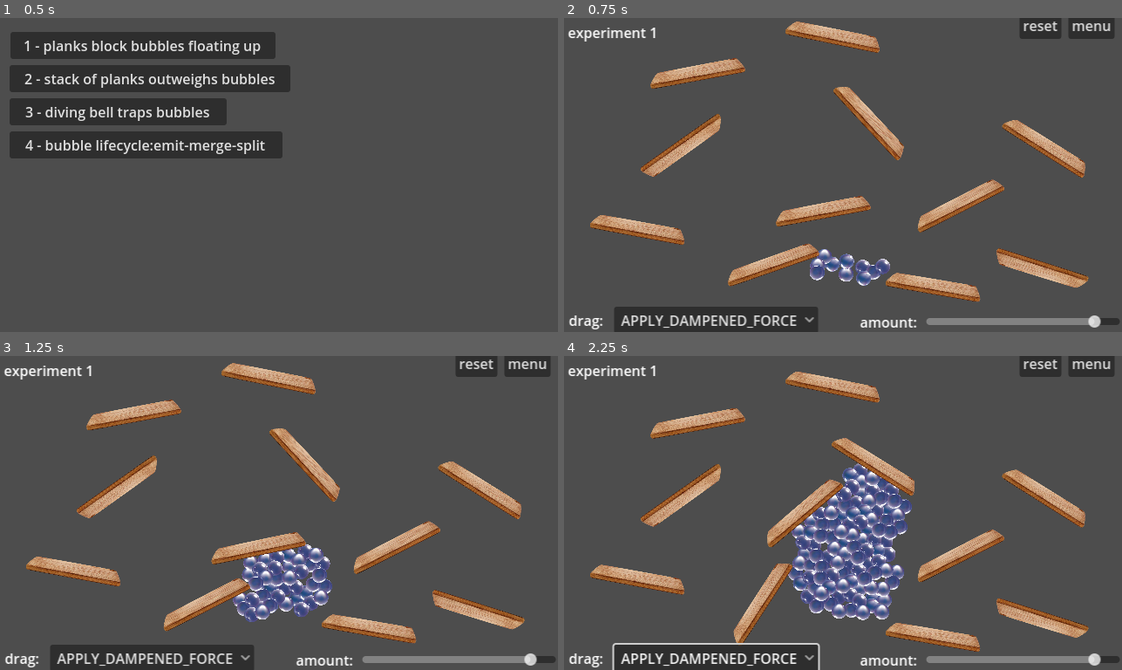
Above: before the commit, frames 1-4 (two rows, left to right).
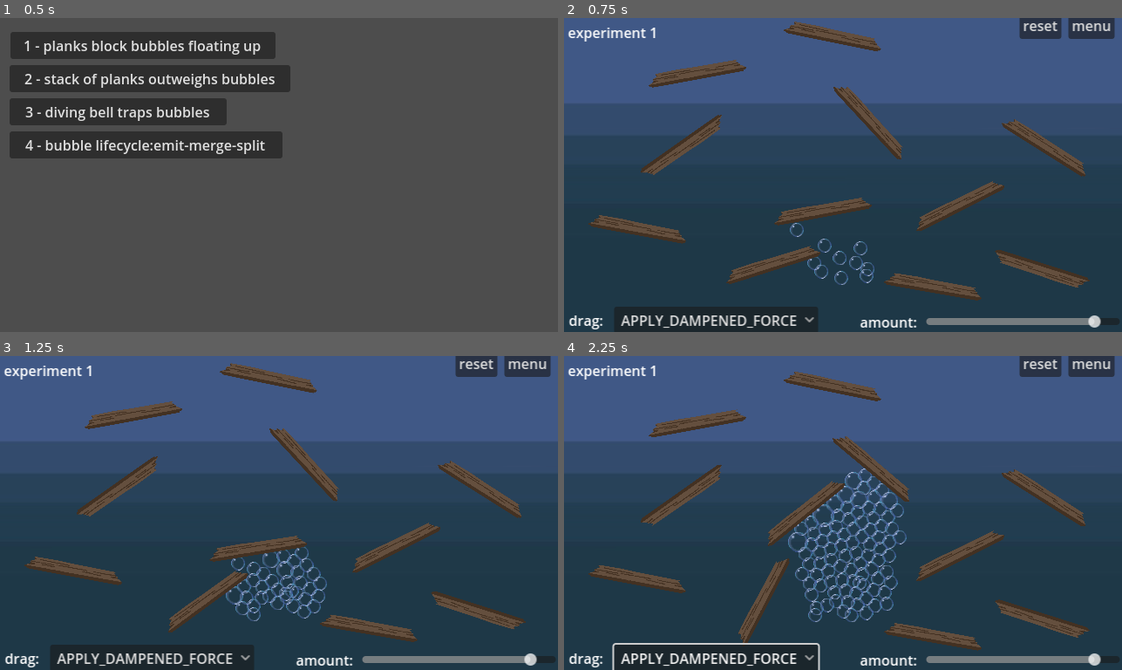
Above: after the commit, the same moments.

Repository: outrightmental/ggj25-bubble-up
Game: Godot game, scene res://scenes/main.tscn
Two runs of this game, one before a commit and one after it. Both use one fixed random seed, a clock stepped at 60 frames per second and the inputs below.
Inputs:
- Up to frame 1 (0.5 s): no input
- Up to frame 2 (0.75 s): click "1 - planks block bubbles floa…" at 0.5 s
- Up to frame 3 (1.25 s): no input
- Up to frame 4 (2.25 s): click "APPLY_DAMPENED_FORCE" at 1.25 s; click "APPLY_DAMPENED_FORCE" at 2 s

Frame 1 is identical in both runs. In frame 2, 95% of the frame differs, in the area x 0-100%, y 0-100%; in frame 3, 95%; in frame 4, 94%.

Commit message:
Bubbles in pixel art style
Try first small bubble as asset with existing bubble sprite setup

Implements #27

Diff:
--- a/global.gd
+++ b/global.gd
@@ -3,10 +3,8 @@
 enum DragBehavior { FREEZE_AND_REPOSITION, APPLY_DAMPENED_FORCE }
 var drag_behavior: DragBehavior = DragBehavior.APPLY_DAMPENED_FORCE
 var drag_factor: float          = 0.9
-var dragging_force_min: float   = 5 # How much force is applied when dragging
-var dragging_force_max: float   = 200 # How much force is applied when dragging
-var bubble_collision_merge_accel_threshold = 5000
-var bubble_collision_cooldown_millis = 100
+var dragging_force_min: float                   = 5 # How much force is applied when dragging
+var dragging_force_max: float                   = 200 # How much force is applied when dragging
 
 func set_drag_behavior(value: DragBehavior):
 	drag_behavior = value
--- a/models/bubble/bubble.gd
+++ b/models/bubble/bubble.gd
@@ -1,4 +1,9 @@
 extends RigidBody2D
+
+# Constants
+var _collision_merge_accel_threshold: int = 2000
+var _collision_cooldown_millis: int       = 100
+var _max_scale_factor: int                = 10
 
 # Unique identifier for the bubble
 @export var number: int = 0
@@ -7,7 +12,7 @@
 static var _numberCounter: int = 0
 
 # Scale factor for the sprite and collision area
-@export var sprite_scale_factor: float = 0.07
+@export var sprite_scale_factor: float = 0.8
 @export var collision_scale_factor: float = 0.5
 
 # Velocity last seen and delta when it was sampled
@@ -18,12 +23,12 @@
 var created_at: float = 0.0
 
 # Load the bubble textures
-@export var variant: int = 0
-@onready var bubble_sprites = [
-	preload("res://assets/bubble1.png"),
-	preload("res://assets/bubble2.png"),
-	preload("res://assets/bubble3.png"),
-	preload("res://assets/bubble4.png")
+@onready var bubble_sprites: Array[Variant] = [
+	preload("res://assets/bubble_test.png"),
+#	preload("res://assets/bubble1.png"),
+#	preload("res://assets/bubble2.png"),
+#	preload("res://assets/bubble3.png"),
+#	preload("res://assets/bubble4.png")
 ]
 
 # Reference to the Sprite node
@@ -46,12 +51,6 @@
 	return Time.get_ticks_msec() - created_at
 
 
-# Setter function to update the sprite based on variant
-func set_variant(value: int):
-	variant = clamp(value, 0, bubble_sprites.size() - 1)
-	sprite.texture = bubble_sprites[variant]
-
-
 # Called when the bubble is instantiated
 func _init():
 	_numberCounter += 1
@@ -65,7 +64,6 @@
 	created_at = Time.get_ticks_msec()
 	contact_monitor = true
 	max_contacts_reported = 1
-	set_variant(variant)
 	name = "Bubble"
 	connect("body_entered", Callable(self, "_on_body_entered"))
 	update_mass(mass)
@@ -84,10 +82,10 @@
 
 
 # Function to handle collision with another bubble
-func _on_collision_with_bubble(other):
-	if min(age(), other.age()) < Global.bubble_collision_cooldown_millis:
+func _on_collision_with_bubble(other) -> void:
+	if min(age(), other.age()) < _collision_cooldown_millis:
 		return
-	if abs(acceleration().length()) / mass > Global.bubble_collision_merge_accel_threshold:
+	if abs(acceleration().length()) / mass > _collision_merge_accel_threshold:
 		_merge_with(other)
 	else:
 		# TODO collide with non-bubble
@@ -95,15 +93,11 @@
 
 
 # Function to merge two bubbles
-func _merge_with(other):
+func _merge_with(other) -> void:
 	if other.freeze:
 		return
 
 	freeze = true
-
-	# Use the variant of the bubble with the highest mass
-	if mass > other.mass:
-		other.set_variant(variant)
 
 	# Update the current bubble
 	other.update_mass(mass + other.mass)
@@ -114,6 +108,8 @@
 # Function to update the scale of the bubble based on its mass
 func update_mass(new_mass: float):
 	mass = new_mass
-	var scale_factor = pow(mass, 0.333)
+	var scale_factor: float = pow(mass, 0.333)
 	sprite.scale = Vector2(scale_factor, scale_factor) * sprite_scale_factor
 	collision.scale = Vector2(scale_factor, scale_factor) * collision_scale_factor
+	sprite.texture = bubble_sprites[0]
+	# TODO sprite.texture = bubble_sprites[clamp(int(bubble_sprites.size() * scale_factor / _max_scale_factor), 0, bubble_sprites.size() - 1)]
--- a/models/bubble/bubble.tscn
+++ b/models/bubble/bubble.tscn
@@ -1,7 +1,7 @@
 [gd_scene load_steps=5 format=3 uid="uid://bpm0ebbgn2yt0"]
 
-[ext_resource type="Texture2D" uid="uid://cj0tydyib5277" path="res://assets/bubble1.png" id="1_7lin3"]
 [ext_resource type="Script" path="res://models/bubble/bubble.gd" id="1_a2r14"]
+[ext_resource type="Texture2D" uid="uid://bt0c28kkpxuv" path="res://assets/bubble_test.png" id="2_aojhw"]
 
 [sub_resource type="PhysicsMaterial" id="PhysicsMaterial_n8s3h"]
 friction = 0.0
@@ -20,4 +20,4 @@
 
 [node name="Sprite2D" type="Sprite2D" parent="."]
 scale = Vector2(0.1, 0.1)
-texture = ExtResource("1_7lin3")
+texture = ExtResource("2_aojhw")
--- a/models/bubble/bubble_emitter.gd
+++ b/models/bubble/bubble_emitter.gd
@@ -24,6 +24,5 @@
 func _spawn_bubble():
 	var new_bubble = preload("res://models/bubble/bubble.tscn").instantiate()
 	var spread = Vector2(randf_range(-spread_x, spread_x), randf_range(-spread_y, spread_y))
-	new_bubble.variant = randi() % 4
 	new_bubble.position = spread
 	self.add_child(new_bubble)
--- a/models/movable/movable_diving_bell.tscn
+++ b/models/movable/movable_diving_bell.tscn
@@ -1,7 +1,7 @@
 [gd_scene load_steps=3 format=3 uid="uid://dic112bb06qtg"]
 
 [ext_resource type="Script" path="res://models/movable/movable.gd" id="1_3af8x"]
-[ext_resource type="Texture2D" uid="uid://ps1uyekg8t6l" path="res://assets/diving-bell.png" id="2_ujb2m"]
+[ext_resource type="Texture2D" uid="uid://ps1uyekg8t6l" path="res://assets/diving_bell_test.png" id="2_ujb2m"]
 
 [node name="RigidBody2D" type="RigidBody2D"]
 mass = 25.0
--- a/models/movable/movable_plank.tscn
+++ b/models/movable/movable_plank.tscn
@@ -1,7 +1,7 @@
 [gd_scene load_steps=3 format=3 uid="uid://d4cmqk53ynl56"]
 
-[ext_resource type="Texture2D" uid="uid://do8ueajwct3ud" path="res://assets/board.png" id="1_hd0ap"]
 [ext_resource type="Script" path="res://models/movable/movable.gd" id="1_hdwxx"]
+[ext_resource type="Texture2D" uid="uid://ctjkek2sy7t3h" path="res://assets/plank_test.png" id="2_658lm"]
 
 [node name="RigidBody2D" type="RigidBody2D"]
 mass = 25.0
@@ -14,10 +14,9 @@
 [node name="CollisionPolygon2D" type="CollisionPolygon2D" parent="."]
 position = Vector2(-1.72492, 1.62982)
 rotation = -0.00070262
-polygon = PackedVector2Array(48.3706, -9.02517, 56.204, 3.53617, 55.993, 7.03998, 53.5723, 8.87368, -51.5046, 8.84156, -54.173, 7.046, -54.0669, 3.27956, -44.1091, -8.54788)
+polygon = PackedVector2Array(49.1966, -7.12859, 47.0621, -5.46342, 57.4558, 3.54389, 56.921, 5.54351, 54.6542, 5.80858, 53.9865, 7.27478, -52.3467, 7.00007, -54.0121, 5.1989, -55.9456, 5.46421, -56.7449, 4.46365, -50.0089, 0.668379, -51.0071, -1.86566, -45.2718, -4.66163, -46.8702, -6.99609, -45.0027, -8.19477)
 
-[node name="Sprite" type="Sprite2D" parent="."]
-position = Vector2(-0.724792, 1.62988)
-rotation = -0.00070262
-scale = Vector2(0.2, 0.189)
-texture = ExtResource("1_hd0ap")
+[node name="PlankTest" type="Sprite2D" parent="."]
+position = Vector2(-1.00804, 1.25)
+scale = Vector2(0.161267, 0.166667)
+texture = ExtResource("2_658lm")
--- a/scenes/experiment_1/experiment_1.tscn
+++ b/scenes/experiment_1/experiment_1.tscn
@@ -1,10 +1,15 @@
-[gd_scene load_steps=4 format=3 uid="uid://boafpwglnsajw"]
+[gd_scene load_steps=5 format=3 uid="uid://boafpwglnsajw"]
 
+[ext_resource type="Texture2D" uid="uid://b6ly3cu7rfjje" path="res://assets/background_test.png" id="1_v8k0f"]
 [ext_resource type="PackedScene" uid="uid://d4cmqk53ynl56" path="res://models/movable/movable_plank.tscn" id="2_c1pti"]
 [ext_resource type="Script" path="res://models/bubble/bubble_emitter.gd" id="2_pu2sl"]
 [ext_resource type="PackedScene" uid="uid://gl5hdp43qnoj" path="res://models/controls/controls.tscn" id="4_ek408"]
 
 [node name="Experiment 1 Scene 2D" type="Node2D"]
+
+[node name="BackgroundTest" type="Sprite2D" parent="."]
+position = Vector2(320, 180)
+texture = ExtResource("1_v8k0f")
 
 [node name="Bubble Emitter" type="Node2D" parent="."]
 position = Vector2(323, 280)
--- a/scenes/experiment_2/experiment_2.tscn
+++ b/scenes/experiment_2/experiment_2.tscn
@@ -1,10 +1,15 @@
-[gd_scene load_steps=4 format=3 uid="uid://bnxy8a4o6w04q"]
+[gd_scene load_steps=5 format=3 uid="uid://bnxy8a4o6w04q"]
 
 [ext_resource type="PackedScene" uid="uid://d4cmqk53ynl56" path="res://models/movable/movable_plank.tscn" id="1_bnfqk"]
+[ext_resource type="Texture2D" uid="uid://b6ly3cu7rfjje" path="res://assets/background_test.png" id="1_eextx"]
 [ext_resource type="Script" path="res://models/bubble/bubble_emitter.gd" id="2_tmyns"]
 [ext_resource type="PackedScene" uid="uid://gl5hdp43qnoj" path="res://models/controls/controls.tscn" id="3_3dinx"]
 
 [node name="Experiment 1 Scene 2D" type="Node2D"]
+
+[node name="BackgroundTest" type="Sprite2D" parent="."]
+position = Vector2(320, 180)
+texture = ExtResource("1_eextx")
 
 [node name="Bubble Emitter" type="Node2D" parent="."]
 position = Vector2(322, 309)
--- a/scenes/experiment_3/experiment_3.tscn
+++ b/scenes/experiment_3/experiment_3.tscn
@@ -1,11 +1,16 @@
-[gd_scene load_steps=5 format=3 uid="uid://ccm6dn1ipaysr"]
+[gd_scene load_steps=6 format=3 uid="uid://ccm6dn1ipaysr"]
 
+[ext_resource type="Texture2D" uid="uid://b6ly3cu7rfjje" path="res://assets/background_test.png" id="1_5du5x"]
 [ext_resource type="PackedScene" uid="uid://d4cmqk53ynl56" path="res://models/movable/movable_plank.tscn" id="1_5j7qw"]
 [ext_resource type="Script" path="res://models/bubble/bubble_emitter.gd" id="2_d5wi0"]
 [ext_resource type="PackedScene" uid="uid://gl5hdp43qnoj" path="res://models/controls/controls.tscn" id="3_ex1rj"]
 [ext_resource type="PackedScene" uid="uid://dic112bb06qtg" path="res://models/movable/movable_diving_bell.tscn" id="4_ixh10"]
 
 [node name="Experiment 1 Scene 2D" type="Node2D"]
+
+[node name="BackgroundTest" type="Sprite2D" parent="."]
+position = Vector2(320, 180)
+texture = ExtResource("1_5du5x")
 
 [node name="Bubble Emitter" type="Node2D" parent="."]
 position = Vector2(327, 313)
--- a/scenes/experiment_4/experiment_4.tscn
+++ b/scenes/experiment_4/experiment_4.tscn
@@ -1,10 +1,15 @@
-[gd_scene load_steps=4 format=3 uid="uid://djsk56db14mx0"]
+[gd_scene load_steps=5 format=3 uid="uid://djsk56db14mx0"]
 
+[ext_resource type="Texture2D" uid="uid://b6ly3cu7rfjje" path="res://assets/background_test.png" id="1_wu7fk"]
 [ext_resource type="Script" path="res://models/bubble/bubble_emitter.gd" id="2_4oogt"]
 [ext_resource type="PackedScene" uid="uid://d4cmqk53ynl56" path="res://models/movable/movable_plank.tscn" id="3_p8522"]
 [ext_resource type="PackedScene" uid="uid://gl5hdp43qnoj" path="res://models/controls/controls.tscn" id="3_scdhr"]
 
 [node name="Experiment 1 Scene 2D2" type="Node2D"]
+
+[node name="BackgroundTest" type="Sprite2D" parent="."]
+position = Vector2(320, 180)
+texture = ExtResource("1_wu7fk")
 
 [node name="Bubble Emitter" type="Node2D" parent="."]
 position = Vector2(325, 286)
Binary file added: assets/background_test.png
Not shown, changed: assets/background_test.png.import
Binary file removed: assets/board.png
Binary file removed: assets/bubble1.png
Binary file removed: assets/bubble2.png
Binary file removed: assets/bubble3.png
Not shown, removed: assets/bubble3.png.import
Binary file removed: assets/bubble4.png
Not shown, removed: assets/bubble4.png.import
Binary file removed: assets/diving-bell.png
Not shown, removed: assets/diving-bell.png.import
Binary file added: assets/diving_bell_test.png
(and 3 more such lines)
